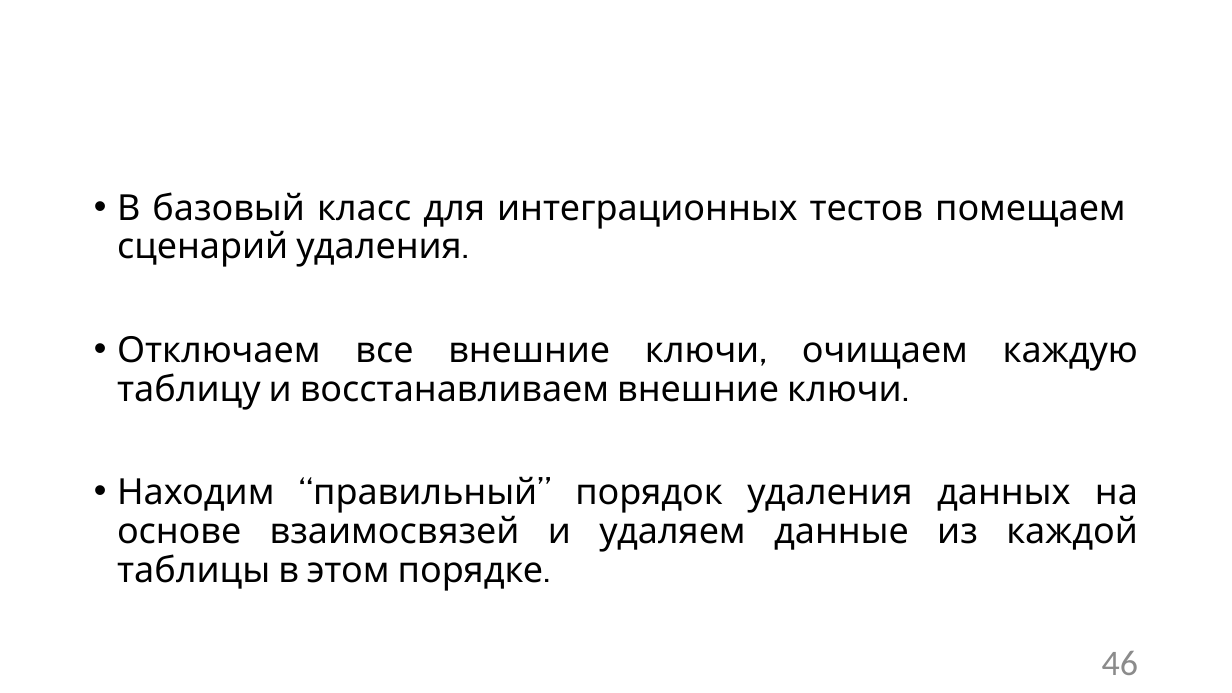
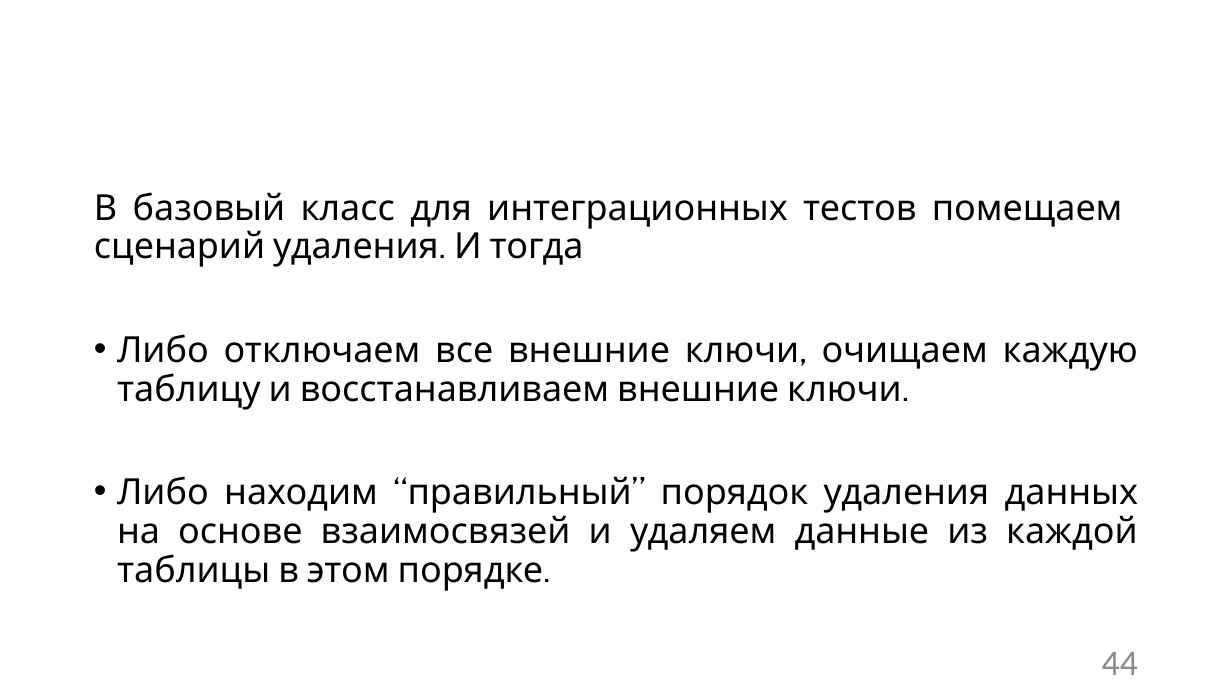
Before and after one commit to Sa1Gur/DbTest.Containers, a slide deck: slide 44 of DbaseTesting.pptx (slide 46 before the commit). Drawn at 1232x693 pixels with LibreOffice and Linux fonts; fonts in the diff are those of the drawing; background and template pictures are left out. Boxes give left, top, right and bottom in pixels: in the first picture for what was removed or moved away, otherwise in the second. Text is boxed around its words. In the diff, an @@ line names an element or a change of style, - is before the commit and + after.

```diff
--- a/DbaseTesting.pptx
+++ b/DbaseTesting.pptx
@@ text at (94, 192, 1138, 591): text changed @@
-• В базовый класс для интеграционных тестов помещаем сценарий удаления.
-• Отключаем все внешние ключи, очищаем каждую таблицу и восстанавливаем внешние ключи.
-• Находим “правильный” порядок удаления данных на основе взаимосвязей и удаляем данные из каждой таблицы в этом порядке.
+В базовый класс для интеграционных тестов помещаем сценарий удаления. И тогда
+• Либо отключаем все внешние ключи, очищаем каждую таблицу и восстанавливаем внешние ключи.
+• Либо находим “правильный” порядок удаления данных на основе взаимосвязей и удаляем данные из каждой таблицы в этом порядке.
@@ page number at (1102, 652, 1138, 675): text changed @@
-46
+44
```
Also in this commit, not shown: 13 other slides changed, 2 slides removed, 5 other files.
